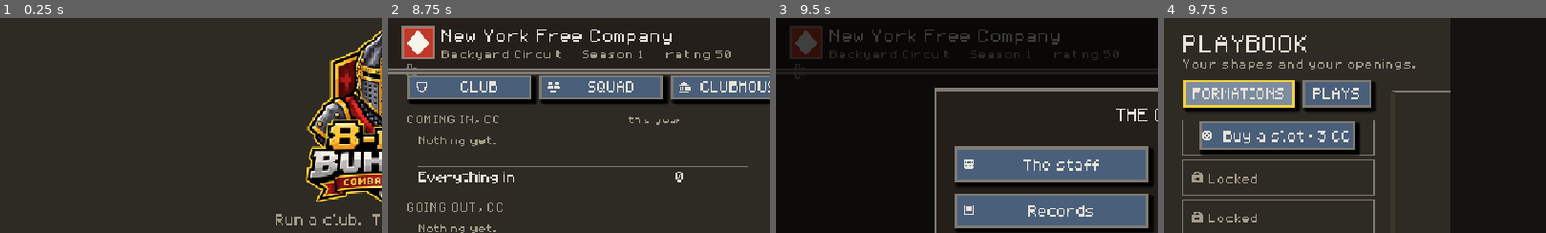
Above: before the commit, frames 1-4 (left to right).
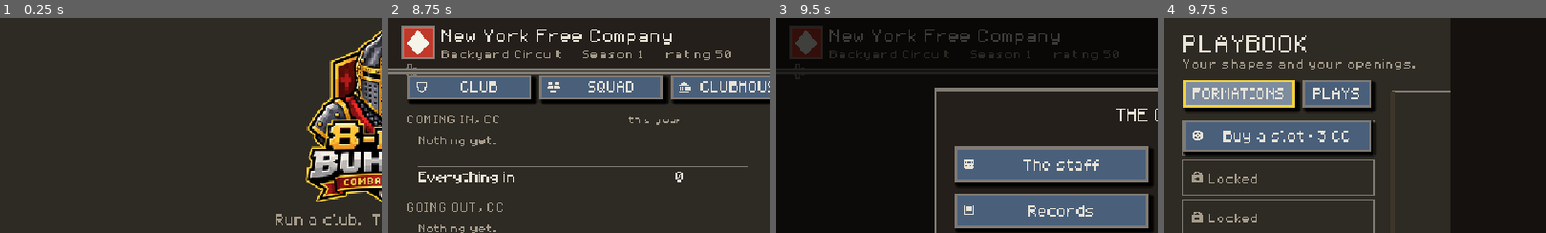
Above: after the commit, the same moments.

Repository: PeteMoe56/8bit-buhurt
Game: Godot game, scene res://scenes/Start.tscn
Two runs of this game, one before a commit and one after it. Both use one fixed random seed, a clock stepped at 60 frames per second and the inputs below.
Inputs:
- Up to frame 1 (0.25 s): no input
- Up to frame 2 (8.75 s): click "Play" at 0.5 s; click "Back" at 1.25 s; click "Play" at 2 s; click "Start a club" at 2.75 s; click "Back" at 3.5 s; click "Start a club" at 4.25 s; click "New York" at 5 s; click "CLUB" at 5.75 s; click "SQUAD" at 6.5 s; click "CLUBHOUSE" at 7.25 s; click "FINANCES" at 8 s
- Up to frame 3 (9.5 s): click "Club" at 8.75 s
- Up to frame 4 (9.75 s): click "Playbook" at 9.5 s
The pictures show only the part of the screen within x 0-50%, y 0-50%; the shares and areas given below are measured in that part.

Frames 1-3 are identical in both runs. In frame 4, 3.0% of the frame differs, in the area x 5-56%, y 47-64%.

Commit message:
Before/after fixes: +1s gold as one primary group, report caption only over whole cards, identical notes merge across men, Buy a slot fills its row, roster kit label padding; register 30.49
Co-Authored-By: Claude Opus 5.5 <noreply@anthropic.com>
Claude-Session: https://claude.ai/code/session_01PvoGJDmZvsa8VzcYhFpLtv

Diff:
--- a/scripts/game/chalkboard_scene.gd
+++ b/scripts/game/chalkboard_scene.gd
@@ -232,7 +232,7 @@
 			## coin, the verb and the price, narrower than the rows it sits
 			## among, and grey when the purse cannot cover it.
 			var buy := UiKit.button(UiKit.t("Buy a slot · %d CC") % cost,
-				Vector2(LEFT_X + 20.0, y + 2.0), Vector2(SLOT_W - 40.0, SLOT_H - 4.0), _unlock, "coin")
+				Vector2(LEFT_X, y), Vector2(SLOT_W, SLOT_H), _unlock, "coin")
 			buy.disabled = cost > season.office.credits
 			ui.add_child(buy)
 
--- a/scripts/game/fighter_scene.gd
+++ b/scripts/game/fighter_scene.gd
@@ -326,12 +326,12 @@
 					Session.autosave()
 					_build())
 			b.disabled = not ok
-			## ONE GOLD BUTTON A SCREEN (checklist C3): the four +1s are one choice,
-			## so their words go green instead (a mark widened them past their
-			## neighbours in fr and pl), and the panel above says why.
+			## GOLD AS ONE CHOICE (before/after review: green on slate lost the
+			## call to action). The four +1s are one decision, so they are one
+			## gold group — checklist C3 counts a group once.
 			if ok:
-				for c in ["font_color", "font_hover_color", "font_focus_color"]:
-					b.add_theme_color_override(c, UiKit.UP)
+				UiKit.primary(b)
+				b.set_meta("primary_group", "level")
 			ui.add_child(b)
 	elif not meeting_open:
 		## --------------------------------------------------- the meeting door
--- a/scripts/game/roster_scene.gd
+++ b/scripts/game/roster_scene.gd
@@ -169,7 +169,7 @@
 		UiKit.EDGE.lightened(0.8))
 	## THE BAR SAYS WHAT IT IS (item 2: "the bar on each card has no label").
 	UiKit.right(self, font, UiKit.t("kit %d%%") % int(round(f.armor * 100.0)),
-		Vector2(bar.end.x, bar.position.y - 4.0), 12,
+		Vector2(bar.end.x - 2.0, bar.position.y - 5.0), 12,
 		UiKit.DOWN if not f.passes_inspection() else UiKit.DIM, bar.size.x)
 	## A MOOD YOU CAN SEE WHILE SCANNING. The word only fits on the big card, and
 	## a toxic man you find by tapping into him is a man you find after he has
--- a/scripts/melee/melee_report.gd
+++ b/scripts/melee/melee_report.gd
@@ -203,9 +203,21 @@
 			best[who] = c
 		elif int(RANK.get(kind, 9)) < int(RANK.get(String(best[who].get("kind", "")), 9)):
 			best[who] = c
+	## THE SAME SENTENCE ABOUT THREE MEN IS ONE CARD with three names (before/
+	## after review: three cards all reading "1 assist").
+	var by_text: Dictionary = {}
+	var texts: Array = []
 	for who in order:
 		var c: Dictionary = best[who]
-		out.append(News.new(who, String(c["text"]), int(c["good"]), News.MAN))
+		var key := "%s|%d" % [String(c["text"]), int(c["good"])]
+		if not by_text.has(key):
+			by_text[key] = []
+			texts.append(key)
+		by_text[key].append(who)
+	for key in texts:
+		var names: Array = by_text[key]
+		var c: Dictionary = best[names[0]]
+		out.append(News.new(", ".join(names), String(c["text"]), int(c["good"]), News.MAN))
 	var pos: int = season.world.player_position()
 	var rows: Array = season.table()
 	if pos > 0:
--- a/scripts/melee/melee_scene.gd
+++ b/scripts/melee/melee_scene.gd
@@ -1165,7 +1165,9 @@
 			UiKit.YOU)
 	for c in plan["caps"]:
 		var cy: float = NEWS_TOP + float(c["y"]) - news_scroll
-		if cy <= NEWS_TOP - 4.0 or cy >= NEWS_TOP + NEWS_H:
+		## A CAPTION WITHOUT ITS CARDS IS A HEADING OVER NOTHING (before/after
+		## review: "THE CLUB" sat on the button row with nothing under it).
+		if cy <= NEWS_TOP - 4.0 or cy + NEWS_CAP_H + NEWS_CARD.y > NEWS_TOP + NEWS_H:
 			continue
 		UiKit.raw(self, font, Vector2(REP_LX, cy + 12.0), String(c["text"]),
 			HORIZONTAL_ALIGNMENT_LEFT, 300, 9, COL_DIM)
--- a/tests/test_checklist.gd
+++ b/tests/test_checklist.gd
@@ -11,7 +11,8 @@
 ##
 ##   C1  no drawn text under 12 px
 ##   C2  drawn text reaches 4.5:1 against its ground (WCAG body text)
-##   C3  at most ONE gold primary button per screen, and never a disabled one
+##   C3  at most ONE gold primary per screen (a `primary_group` of answers to one
+##       decision counts once), and never a disabled one
 ##   C4  a button that charges more CC than the purse holds is disabled —
 ##       checked with a full purse AND an empty one, so both states are seen
 ##   C5  no empty horizontal band taller than 20% of the frame in the content area
@@ -165,7 +166,8 @@
 		if c is Button and (c as Button).is_visible_in_tree():
 			var b := c as Button
 			out.append({"rect": Rect2(b.get_global_position(), b.size), "text": String(b.text),
-				"disabled": b.disabled, "primary": b.has_meta("primary"), "flat": b.flat})
+				"disabled": b.disabled, "primary": b.has_meta("primary"), "flat": b.flat,
+				"group": String(b.get_meta("primary_group", ""))})
 		_buttons(c, out)
 
 
@@ -221,9 +223,17 @@
 func _c3(pages: Array) -> void:
 	var bad: Array[String] = []
 	for p in pages:
+		## A GOLD GROUP (the fighter page's four +1s: one decision, four
+		## answers) counts once.
 		var gold: Array[String] = []
+		var groups := {}
 		for b in p["buttons"]:
 			if b["primary"]:
+				var g := String(b["group"])
+				if g != "":
+					if groups.has(g):
+						continue
+					groups[g] = true
 				gold.append(String(b["text"]))
 				if b["disabled"]:
 					bad.append("%s: '%s' is gold and disabled" % [p["page"], b["text"]])
Binary file changed: shots/aar.png
Binary file changed: shots/corner_faves.png
Not shown, changed: docs/REGISTER.md
